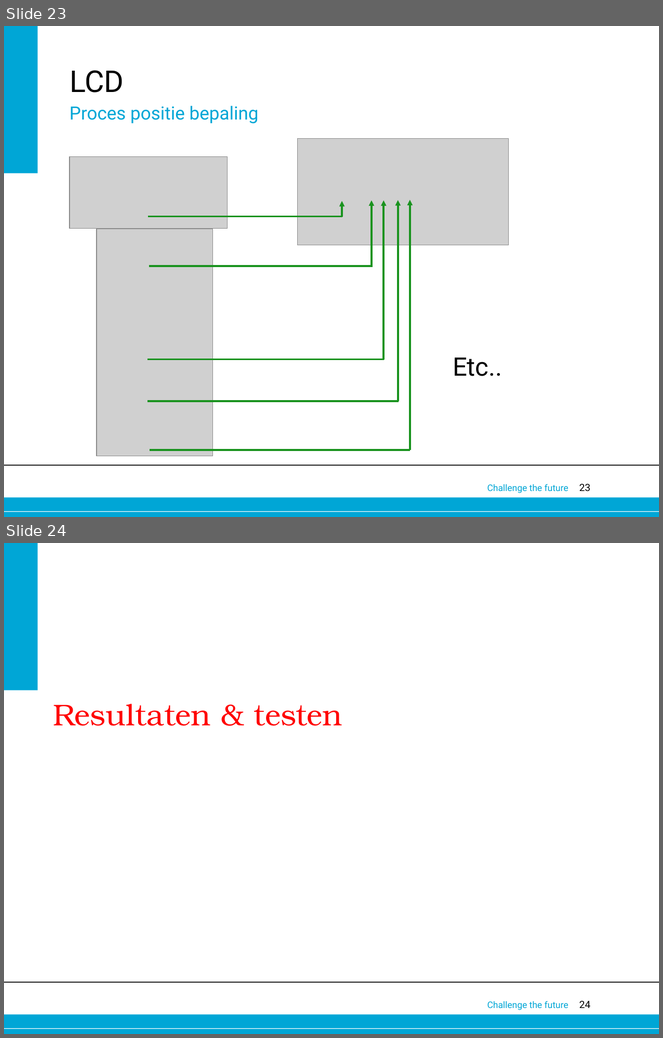
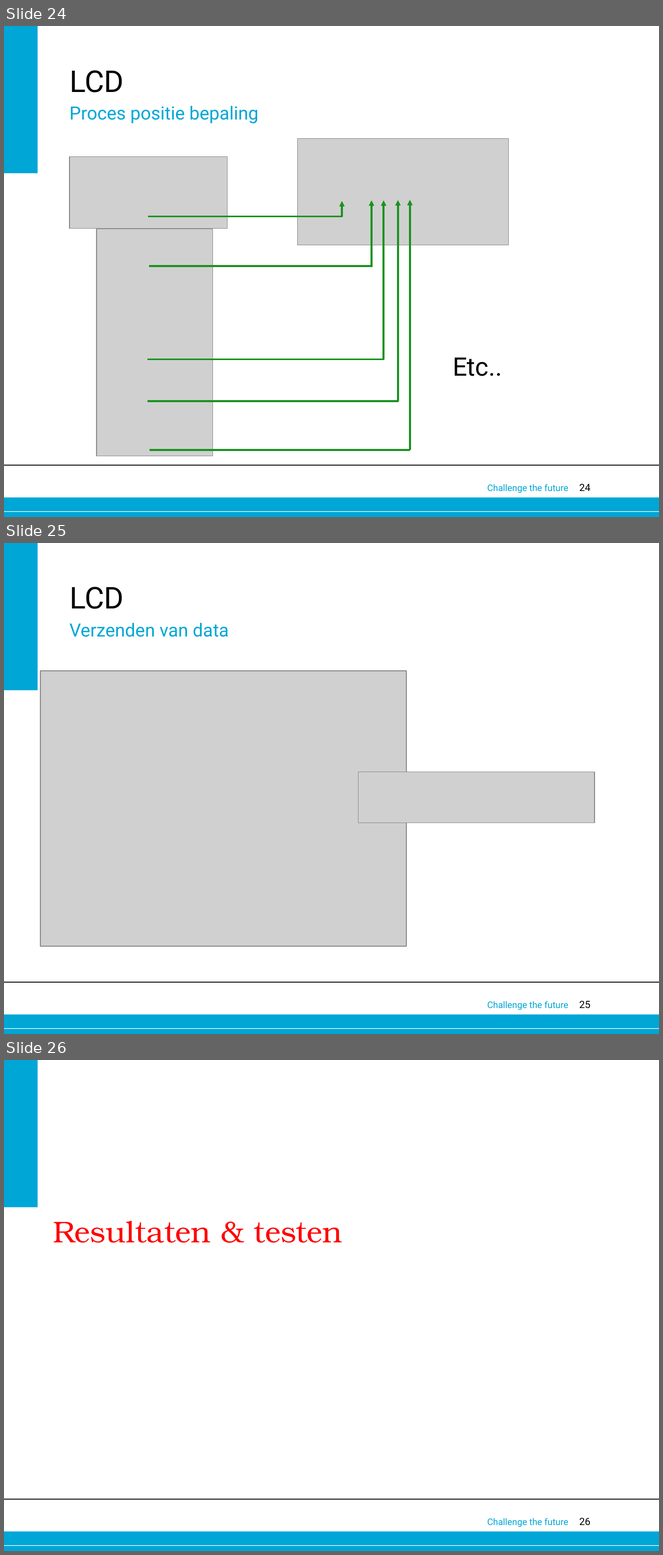
Before and after one commit to Alex-Oudsen/EPO-3, a slide deck: Presentatie/Presentatie groep A1.pptx. Shown one above the other, each under a label of ours: slides 23 and 24 before the commit, slides 24, 25 and 26 after it. The pictures are 663x1038 and 663x1555 pixels, drawn with LibreOffice and Linux fonts; fonts in the diff are those of the drawing; grey boxes stand for pictures; background and template pictures are left out. Boxes give left, top, right and bottom in pixels: in the first picture for what was removed or moved away, otherwise in the second. Text is boxed around its words. In the diff, an @@ line names an element or a change of style, - is before the commit and + after.

```diff
--- a/Presentatie/Presentatie groep A1.pptx
+++ b/Presentatie/Presentatie groep A1.pptx
@@ slide 25 added at (4,543,659,1034), background #FFFFFF; not listed: 6 template elements that a slide beside it also shows @@
@@ text added at (70,587,124,609), 33 pt, text #000000 @@
+LCD
@@ text added at (70,623,229,637), 20 pt, text #00A6D6 @@
+Verzenden van data
@@ picture added at (41,671,407,947) @@
@@ picture added at (359,772,595,823) @@
@@ what was slide 23 is now slide 24 @@
@@ page number at (580,484,591,491): text changed @@
-23
+24
@@ what was slide 24 is now slide 26 @@
@@ page number at (580,1518,591,1525): text changed @@
-24
+26
```
Also in this commit, not shown: 1 slide changed, 2 other slides added, 1 slide removed, 1 other file.
